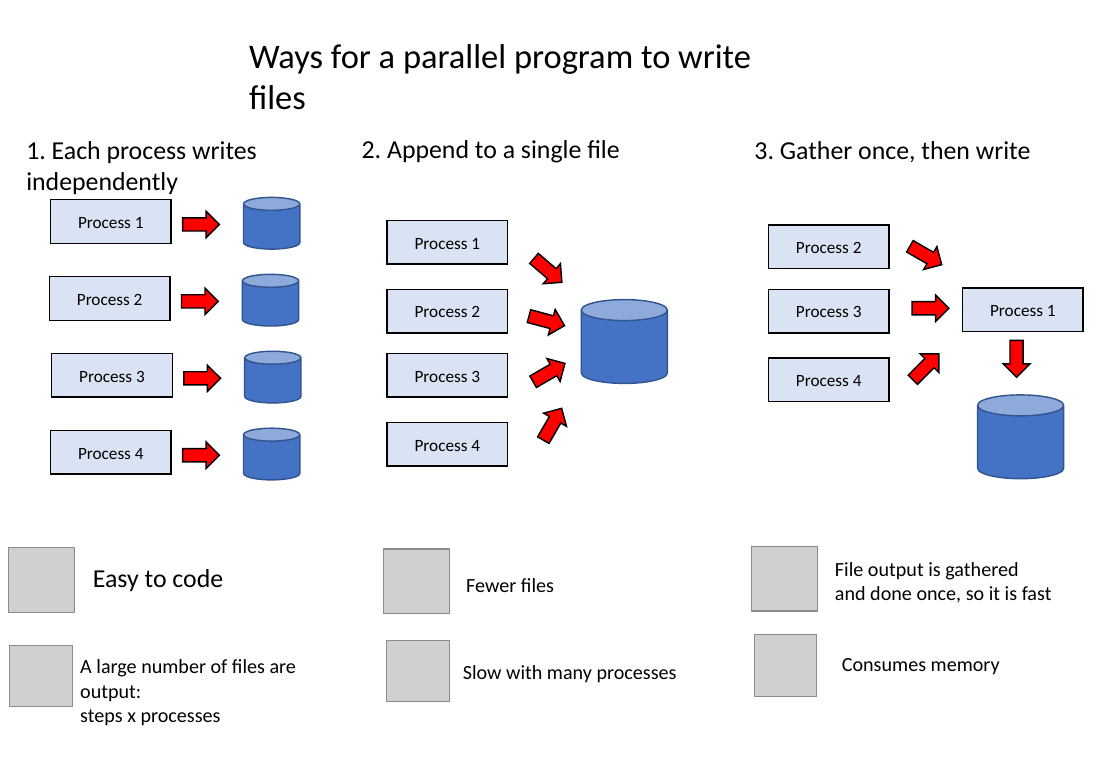
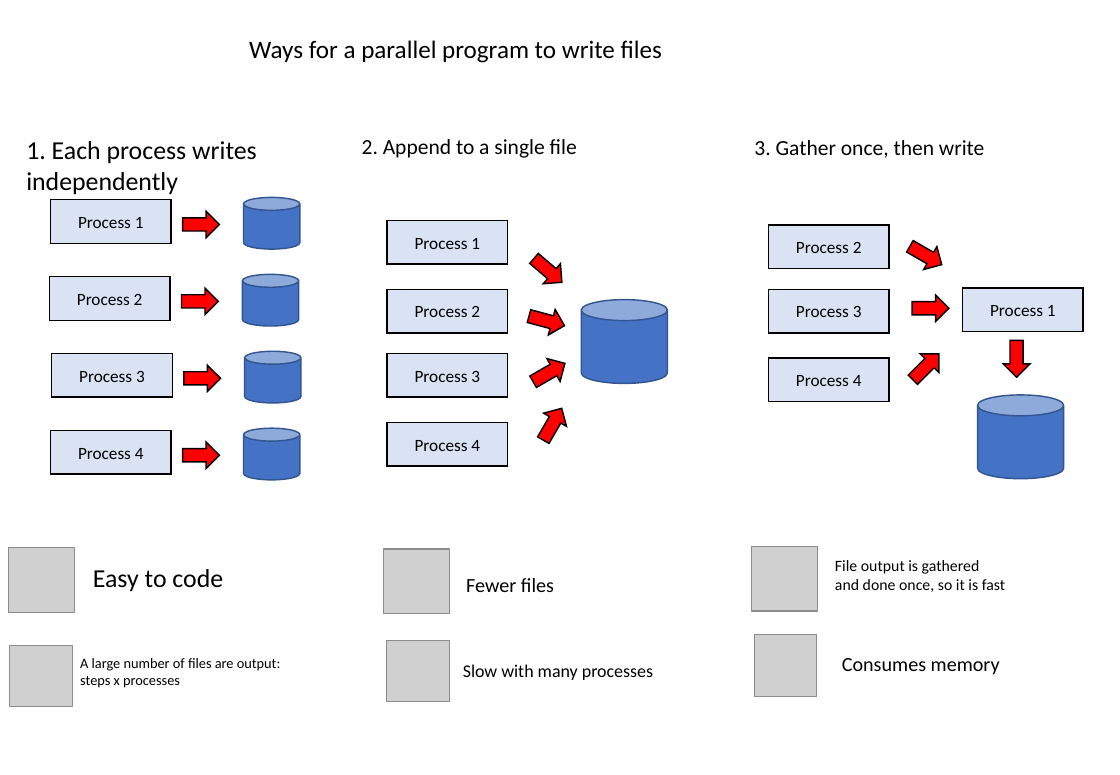
Before and after one commit to kaityo256/sevendayshpc, a slide deck: slide 10 of site-assets/sources/day4/fig-ja-en.pptx. Drawn at 1120x775 pixels with LibreOffice and Linux fonts; fonts in the diff are those of the drawing; grey boxes stand for pictures. Boxes give left, top, right and bottom in pixels: in the first picture for what was removed or moved away, otherwise in the second. Text is boxed around its words. In the diff, an @@ line names an element or a change of style, - is before the commit and + after.

```diff
--- a/site-assets/sources/day4/fig-ja-en.pptx
+++ b/site-assets/sources/day4/fig-ja-en.pptx
@@ text "Ways for a parallel program ..." at (x1=249, y1=40, x2=662, y2=63): size 24 to 17.5 pt @@
@@ text "2. Append to a single ..." at (x1=362, y1=139, x2=577, y2=158): size 18 to 15 pt @@
@@ text "3. Gather once, then write" at (x1=754, y1=140, x2=985, y2=158): size 18 to 15 pt @@
@@ text "File output is gathered" at (x1=835, y1=560, x2=1005, y2=592): size 14 to 11 pt @@
@@ text "A large number of files ..." at (x1=80, y1=658, x2=280, y2=688): size 14 to 10 pt @@
@@ text "Slow with many processes" at (x1=463, y1=664, x2=653, y2=680): size 14 to 12.5 pt @@
```
Also in this commit, not shown: 3 other slides changed, 8 other files.
